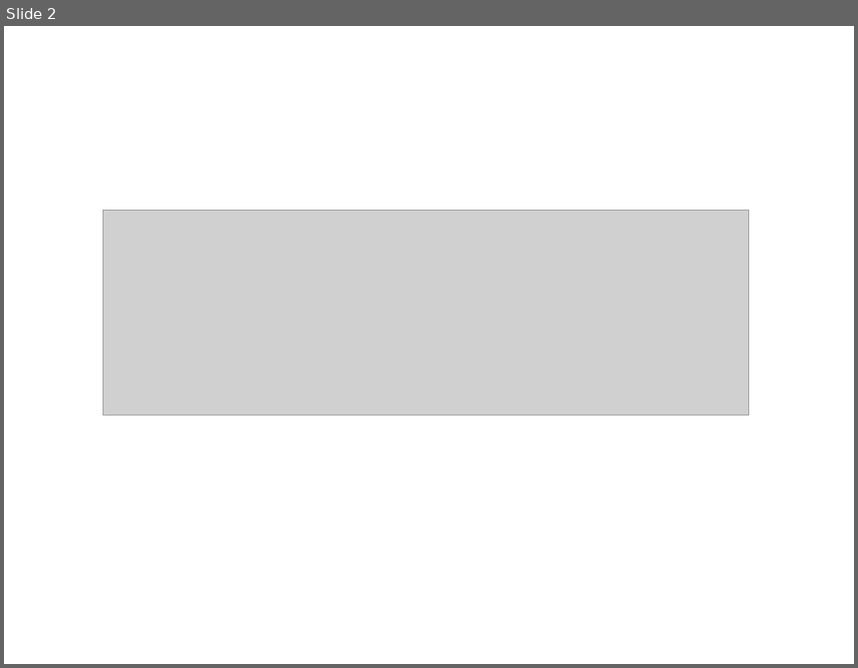
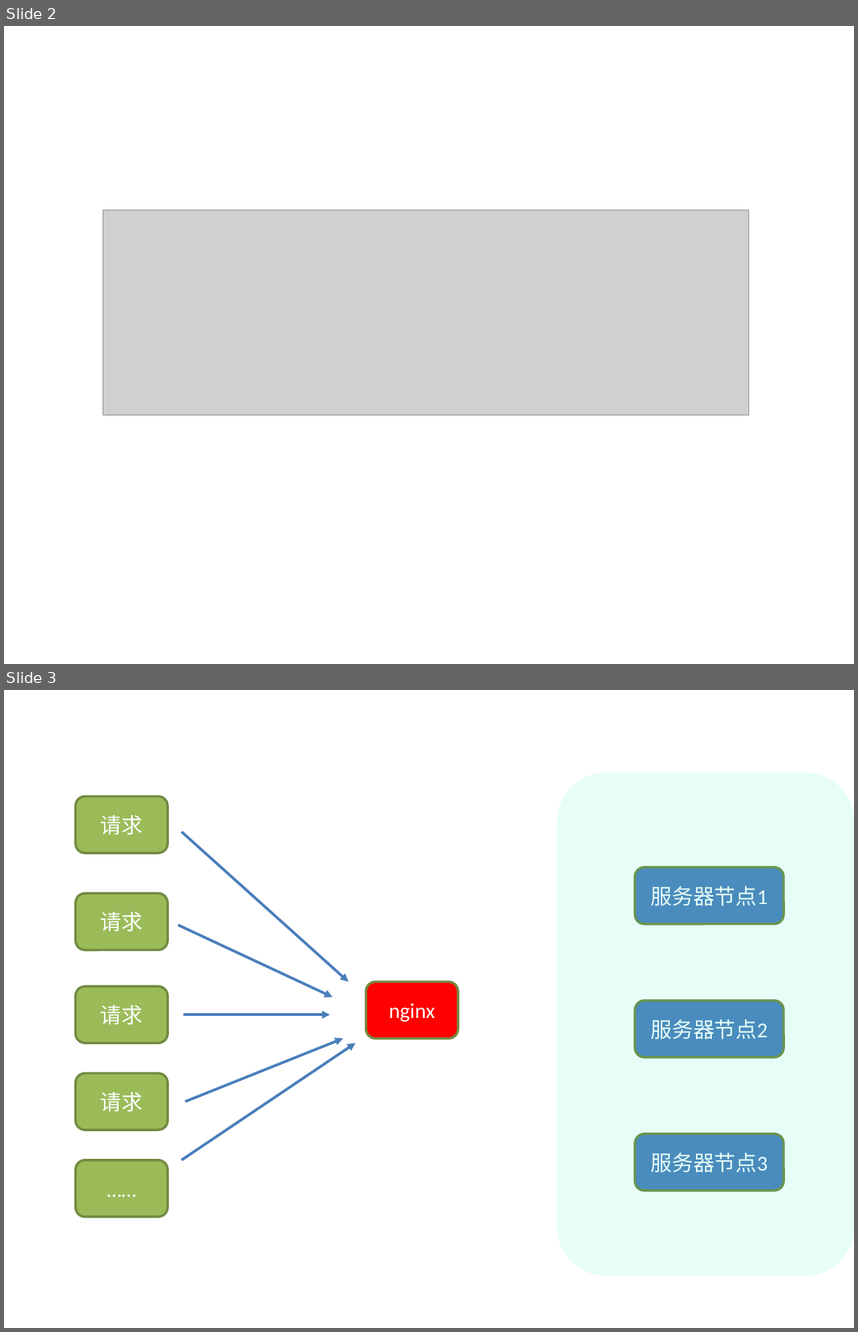
Before and after one commit to xiangming-fang/foodie-dev, a slide deck: doc/ppt/第二阶段/19 负载均衡 - 加权轮询.pptx. Shown one above the other, each under a label of ours: slide 2 before the commit, slides 2 and 3 after it. The pictures are 858x668 and 858x1332 pixels, drawn with LibreOffice and Linux fonts; fonts in the diff are those of the drawing; grey boxes stand for pictures. Boxes give left, top, right and bottom in pixels: in the first picture for what was removed or moved away, otherwise in the second. Text is boxed around its words. In the diff, an @@ line names an element or a change of style, - is before the commit and + after.

Commit message:
nginx 负载均衡

```diff
--- a/doc/ppt/第二阶段/19 负载均衡 - 加权轮询.pptx
+++ b/doc/ppt/第二阶段/19 负载均衡 - 加权轮询.pptx
@@ slide 3 added at <box>4,690,854,1328</box>, background #FFFFFF @@
@@ group added at <box>75,753,854,1276</box>: 10 rounded rectangles, 6 arrows @@
+服务器节点1
+服务器节点3
+服务器节点2
+请求
+请求
+请求
+请求
+……
+nginx
```
Also in this commit, not shown: 3 other slides added, 4 other files.
